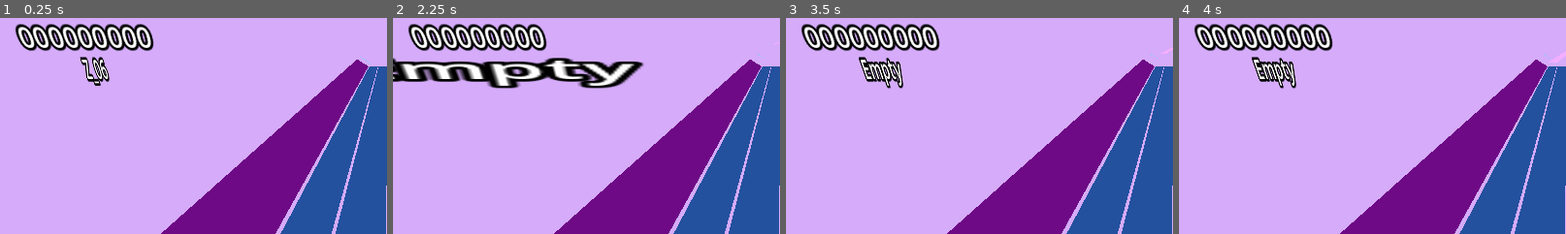
Above: before the commit, frames 1-4 (left to right).
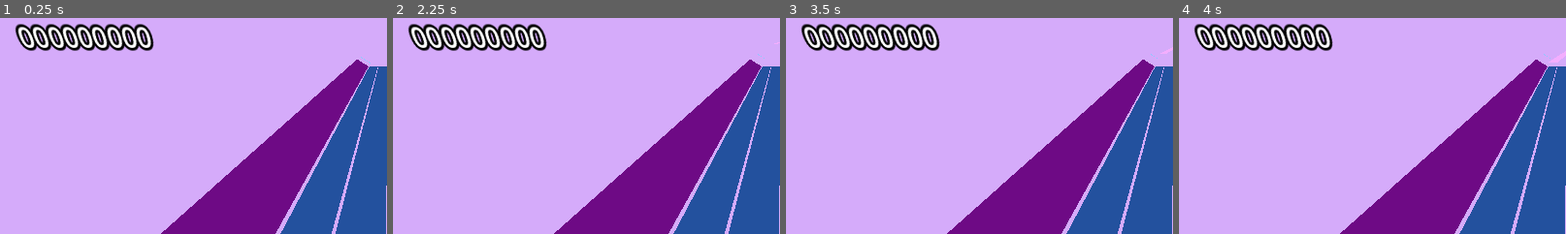
Above: after the commit, the same moments.

Repository: ZeroAd-06/AnteFalsus
Game: Godot game, scene res://Scenes/game_main.tscn
The game is run twice, just before and just after one commit, with the same random seed, the same clock (stepped at 60 frames per second) and the same inputs. Sound files missing from this copy of the repository are replaced by a short silence.
Inputs (mouse positions are % of the whole screen's width and height, from its top left):
- Up to frame 1 (0.25 s): no input
- Up to frame 2 (2.25 s): move the mouse to (55, 49) at 0.52 s; tap Enter at 1.25 s; move the mouse to (45, 50) at 1.27 s; tap Space at 2 s; move the mouse to (52, 48) at 2.02 s
- Up to frame 3 (3.5 s): move the mouse to (49, 51) at 2.77 s
- Up to frame 4 (4 s): tap Enter at 3.5 s; move the mouse to (57, 51) at 3.52 s
The pictures show only the part of the screen within x 0-50%, y 0-50%; the shares and areas given below are measured in that part.

The runs differ from the first frame. In frame 1, 0.6% of the frame differs, in the area x 20-29%, y 17-32%; in frame 2, 6.5%, in the area x 0-65%, y 18-33%; in frame 3, 1.1%; in frame 4, 1.1%.

Commit message:
Revert "add judge display?"
This reverts commit a36191bf787260fe43315c70d7e0d678c12a35ff.

Diff:
--- a/Scenes/game_main.tscn
+++ b/Scenes/game_main.tscn
@@ -7,7 +7,6 @@
 [ext_resource type="AudioStream" uid="uid://cm8p14bmeocuo" path="res://Charts/Sayonara.noc/Sayonara-Hatsukoi.mp3" id="5_ek0ft"]
 [ext_resource type="Script" uid="uid://c7jxwjv8m1aih" path="res://Scripts/score_display.gd" id="6_blpvf"]
 [ext_resource type="PackedScene" uid="uid://bg67a4jkycqkk" path="res://Scenes/sky_cursor.tscn" id="7_12ds4"]
-[ext_resource type="Script" uid="uid://bdfynwreuwq30" path="res://Scripts/judge_display.gd" id="8_ikmlx"]
 
 [sub_resource type="Environment" id="Environment_7ldut"]
 background_mode = 1
@@ -91,14 +90,7 @@
 [node name="ScoreDisplay" type="Label3D" parent="."]
 transform = Transform3D(1, 0, 0, 0, 1, 0, 0, 0, 1, -2.8205142, 3.4637258, -1.2485552)
 pixel_size = 0.0075
-text = "Z_06"
 script = ExtResource("6_blpvf")
 
 [node name="SkyCursor" parent="." instance=ExtResource("7_12ds4")]
 transform = Transform3D(1, 0, 0, 0, 1, 0, 0, 0, 1, 0, 0.645, -0.5)
-
-[node name="JudgeDisplay" type="Label3D" parent="."]
-transform = Transform3D(1, 0, 0, 0, 1, 0, 0, 0, 1, -2.821, 3.189, -1.249)
-pixel_size = 0.0075
-text = "Z_06"
-script = ExtResource("8_ikmlx")
--- a/Scripts/game_main.gd
+++ b/Scripts/game_main.gd
@@ -3,7 +3,6 @@
 
 @onready var music_player = $MusicPlayer
 @onready var score_display = $ScoreDisplay
-@onready var judge_display = $JudgeDisplay
 @onready var sky_cursor = $SkyCursor
 var currently_active_arc = null
 
@@ -709,15 +708,12 @@
 		if abs(diff) <= JUDGE_WINDOW_EXACT_PLUS:
 			print("Exact+! 误差:", diff * 1000, "ms")
 			scores += (100000000 / 504) * 1 + 1
-			judge_display.show_judge("Exact+")
 		elif abs(diff) <= JUDGE_WINDOW_EXACT:
 			print("Exact! 误差:", diff * 1000, "ms")
 			scores += (100000000 / 504) * 1
-			judge_display.show_judge("Exact")
 		elif abs(diff) <= JUDGE_WINDOW_BLUR:
 			print("Blur! 误差:", diff * 1000, "ms")
 			scores += (100000000 / 504) * 0.3
-			judge_display.show_judge("Blur")
 
 		# 销毁被击中的Note
 		best_note_to_hit.queue_free()
@@ -726,7 +722,6 @@
 	else:
 		# 如果按键时附近没有Note，也可以判定为过早的Empty
 		print("Empty! (Too Early or Missed)")
-		judge_display.show_judge("Empty")
 
 
 func _unhandled_input(event):
--- a/Scripts/judge_display.gd
+++ /dev/null
@@ -1,14 +0,0 @@
-extends Label3D
-
-
-func _ready():
-	pass
-
-
-func _process(delta):
-	if(self.scale.x > 0.5):
-		self.scale.x -= delta * 5
-
-func show_judge(text):
-	self.text=text
-	self.scale.x = 5
--- a/project.godot
+++ b/project.godot
@@ -19,31 +19,31 @@
 
 ground_track_0_press={
 "deadzone": 0.2,
-"events": [Object(InputEventKey,"resource_local_to_scene":fa …(140 unchanged characters)… d":false,"keycode":0,"physical_keycode":4194325,"key_label":0,"unicode":0,"location":0,"echo":false,"script":null)
+"events": [Object(InputEventKey,"resource_local_to_scene":fa …(140 unchanged characters)… d":false,"keycode":0,"physical_keycode":83,"key_label":0,"unicode":115,"location":0,"echo":false,"script":null)
 ]
 }
 ground_track_1_press={
 "deadzone": 0.2,
-"events": [Object(InputEventKey,"resource_local_to_scene":fa …(141 unchanged characters)… ":false,"keycode":0,"physical_keycode":65,"key_label":0,"unicode":97,"location":0,"echo":false,"script":null)
+"events": [Object(InputEventKey,"resource_local_to_scene":fa …(141 unchanged characters)… ":false,"keycode":0,"physical_keycode":68,"key_label":0,"unicode":100,"location":0,"echo":false,"script":null)
 ]
 }
 ground_track_2_press={
 "deadzone": 0.2,
-"events": [Object(InputEventKey,"resource_local_to_scene":fa …(140 unchanged characters)… d":false,"keycode":0,"physical_keycode":83,"key_label":0,"unicode":115,"location":0,"echo":false,"script":null)
+"events": [Object(InputEventKey,"resource_local_to_scene":fa …(140 unchanged characters)… d":false,"keycode":0,"physical_keycode":70,"key_label":0,"unicode":102,"location":0,"echo":false,"script":null)
 ]
 }
 ground_track_3_press={
 "deadzone": 0.2,
-"events": [Object(InputEventKey,"resource_local_to_scene":fa …(140 unchanged characters)… d":false,"keycode":0,"physical_keycode":68,"key_label":0,"unicode":100,"location":0,"echo":false,"script":null)
+"events": [Object(InputEventKey,"resource_local_to_scene":fa …(140 unchanged characters)… d":false,"keycode":0,"physical_keycode":74,"key_label":0,"unicode":106,"location":0,"echo":false,"script":null)
 ]
 }
 ground_track_4_press={
 "deadzone": 0.2,
-"events": [Object(InputEventKey,"resource_local_to_scene":fa …(141 unchanged characters)… ":false,"keycode":0,"physical_keycode":70,"key_label":0,"unicode":102,"location":0,"echo":false,"script":null)
+"events": [Object(InputEventKey,"resource_local_to_scene":fa …(141 unchanged characters)… ":false,"keycode":0,"physical_keycode":75,"key_label":0,"unicode":107,"location":0,"echo":false,"script":null)
 ]
 }
 ground_track_5_press={
 "deadzone": 0.2,
-"events": [Object(InputEventKey,"resource_local_to_scene":fa …(140 unchanged characters)… d":false,"keycode":0,"physical_keycode":32,"key_label":0,"unicode":32,"location":0,"echo":false,"script":null)
+"events": [Object(InputEventKey,"resource_local_to_scene":fa …(140 unchanged characters)… d":false,"keycode":0,"physical_keycode":76,"key_label":0,"unicode":108,"location":0,"echo":false,"script":null)
 ]
 }
Not shown: 1 places in Scenes/game_main.tscn that only renumber resources
Not shown, removed: Scripts/judge_display.gd.uid
Not shown, changed: export_presets.cfg
Not shown, changed: .gitignore
Not shown, changed: Dist.7z
